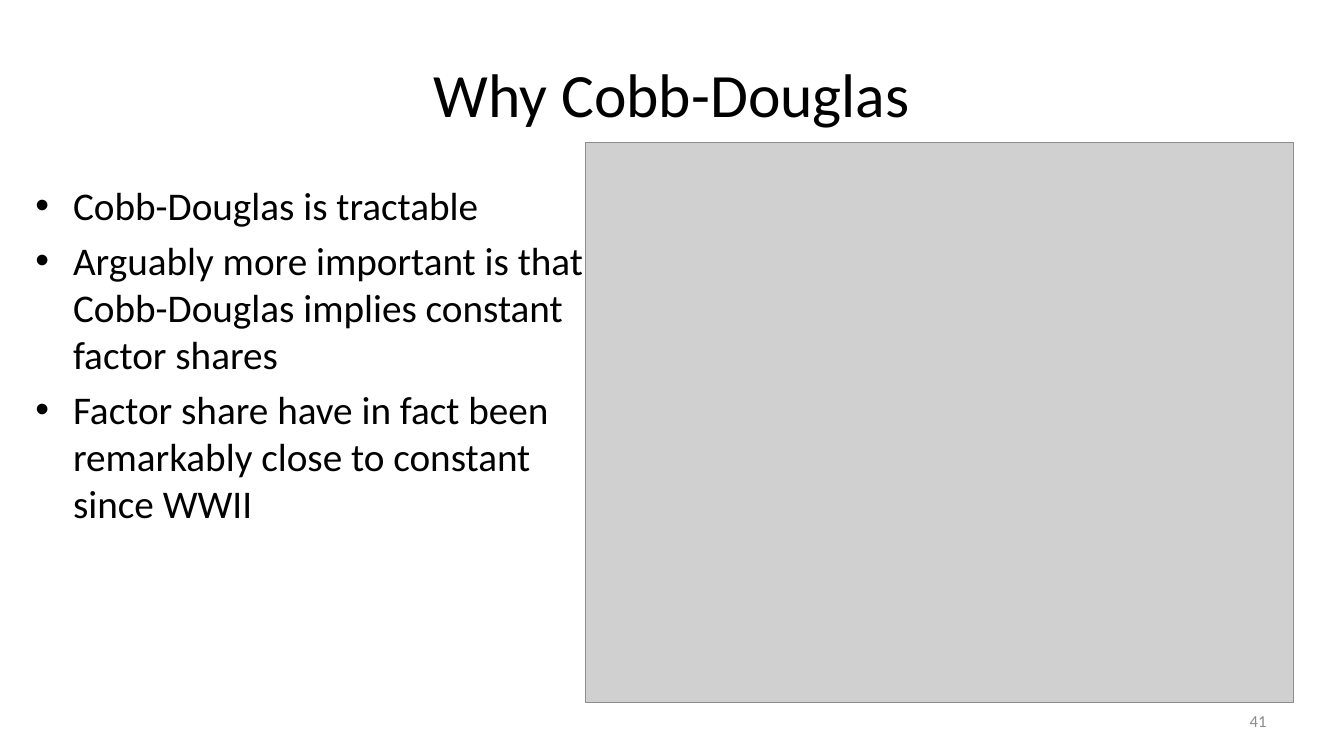
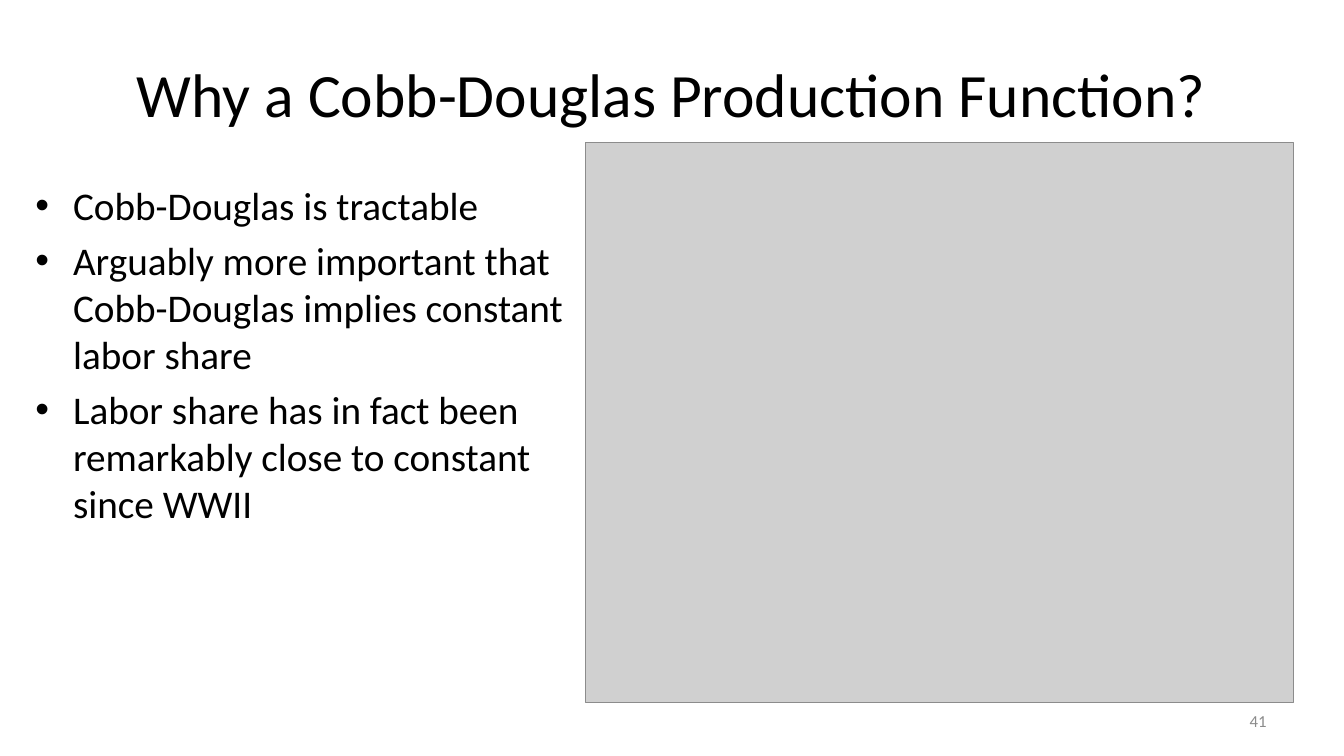
Before and after one commit to jonsteinsson/jonsteinsson.github.io, a slide deck: slide 41 of static/teaching/Lecture02Production.pptx. Drawn at 1344x756 pixels with LibreOffice and Linux fonts; fonts in the diff are those of the drawing; grey boxes stand for pictures. Boxes give left, top, right and bottom in pixels: in the first picture for what was removed or moved away, otherwise in the second. Text is boxed around its words. In the diff, an @@ line names an element or a change of style, - is before the commit and + after.

```diff
--- a/static/teaching/Lecture02Production.pptx
+++ b/static/teaching/Lecture02Production.pptx
@@ title at [137, 74, 1206, 128]: text changed @@
-Why Cobb-Douglas
+Why a Cobb-Douglas Production Function?
@@ text at [73, 247, 563, 519]: text changed @@
-• Arguably more important is that Cobb-Douglas implies constant factor shares
-• Factor share have in fact been remarkably close to constant since WWII
+• Arguably more important that Cobb-Douglas implies constant labor share
+• Labor share has in fact been remarkably close to constant since WWII
```
Also in this commit, not shown: 4 other slides changed, 19 slides added, 4 slides removed, 5 other files.
